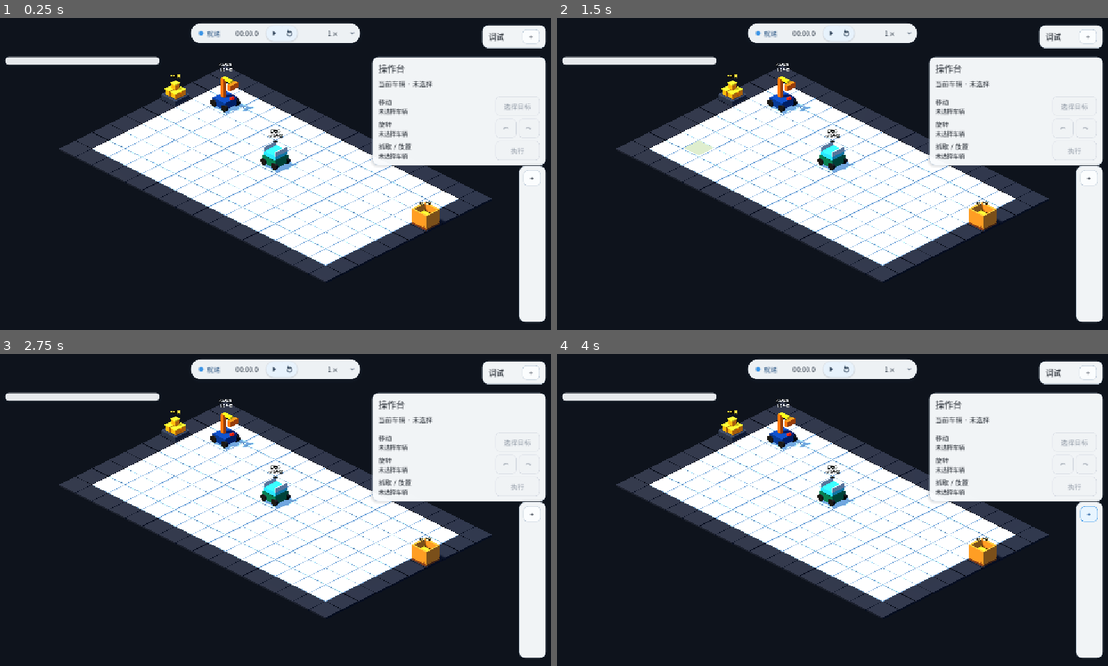
Above: before the commit, frames 1-4 (two rows, left to right).
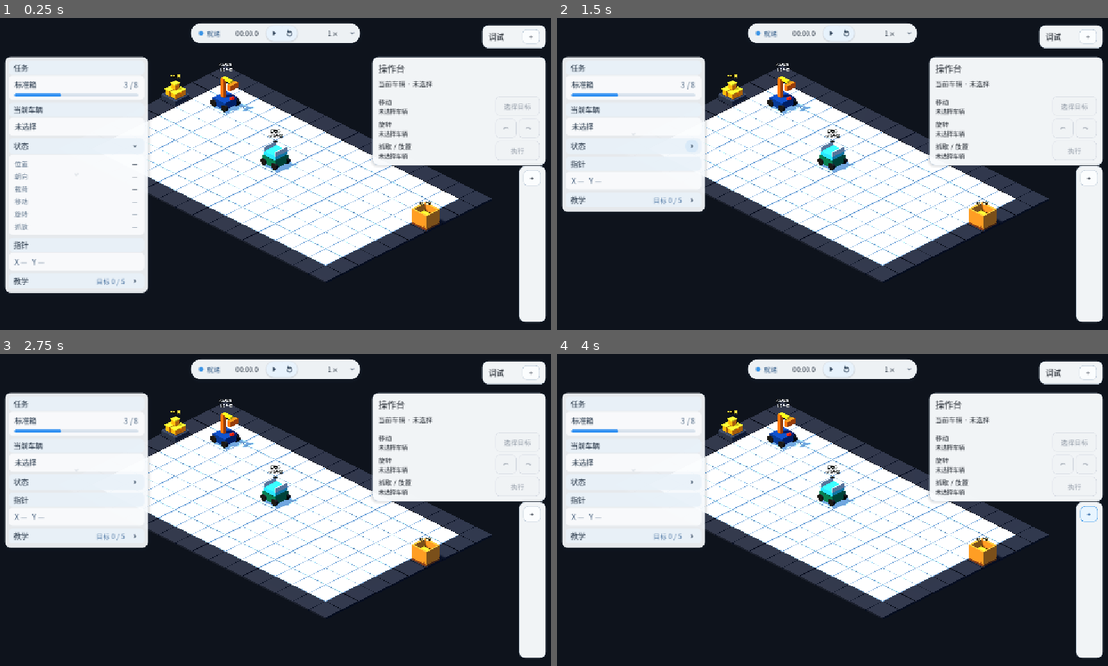
Above: after the commit, the same moments.

Repository: Ri0n72Y/automata
Game: Godot game, scene res://scenes/scene_01/scene_01_basic_packing.tscn
The game is run twice, just before and just after one commit, with the same random seed, the same clock (stepped at 60 frames per second) and the same inputs.
Inputs (mouse positions are in pixels of both pictures, inside the frame that each line leads up to; where the layout moved, square brackets give the same spot in the first picture):
- Up to frame 1 (0.25 s): no input
- Up to frame 2 (1.5 s): click (634, 174) at 0.52 s; click (689, 145) [705, 145] at 1.25 s
- Up to frame 3 (2.75 s): click (148, 616) at 2.02 s
- Up to frame 4 (4 s): click "+" at 2.75 s; click "−" at 3.5 s

The runs differ from the first frame. In frame 1, 18% of the frame differs, in the area x 0-29%, y 12-89%; in frame 2, 12%; in frame 3, 12%; in frame 4, 12%.
Error before the commit: Invalid access to property or key 'pressed' on a base object of type 'null instance'. (res://scripts/scene_01/scene_01_hud.gd:75)

Commit message:
feat(scene-01): expose sidebar rail disclosure

Diff:
--- a/scenes/scene_01/components/scene_01_hud.tscn
+++ b/scenes/scene_01/components/scene_01_hud.tscn
@@ -156,6 +156,26 @@
 mouse_filter = 0
 theme_override_styles/panel = SubResource("StyleBoxFlat_sidebar_shell")
 
+[node name="RailCollapseButton" type="Button" parent="RootControl/SidebarPanel"]
+unique_name_in_owner = true
+layout_mode = 0
+anchor_left = 1.0
+anchor_right = 1.0
+offset_left = -34.0
+offset_top = 8.0
+offset_right = -8.0
+offset_bottom = 34.0
+grow_horizontal = 0
+focus_mode = 0
+icon = ExtResource("5_chevron_down")
+icon_alignment = 1
+tooltip_text = "折叠侧栏"
+theme_override_styles/normal = SubResource("StyleBoxFlat_header_button_normal")
+theme_override_styles/hover = SubResource("StyleBoxFlat_header_button_hover")
+theme_override_styles/pressed = SubResource("StyleBoxFlat_header_button_hover")
+theme_override_styles/hover_pressed = SubResource("StyleBoxFlat_header_button_hover")
+theme_override_styles/focus = SubResource("StyleBoxFlat_header_button_normal")
+
 [node name="Margin" type="MarginContainer" parent="RootControl/SidebarPanel"]
 layout_mode = 2
 theme_override_constants/margin_left = 8
